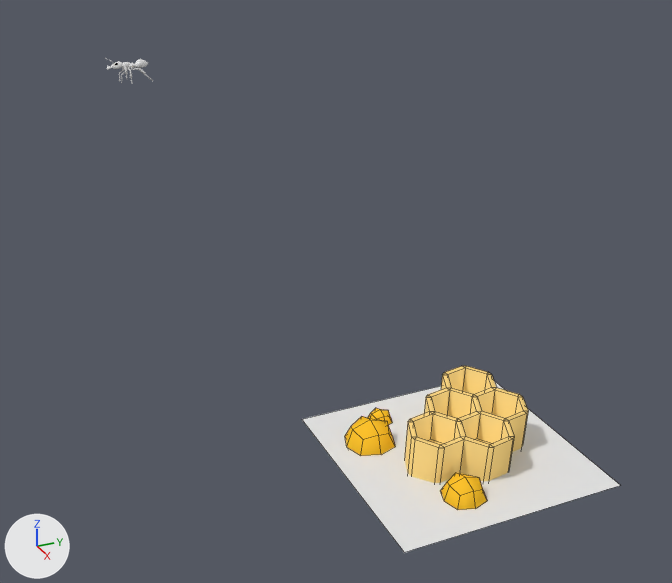
The Blender file antmodel.blend, before and after one commit.
One viewpoint serves both versions: a camera (50 mm lens) standing at (17.78, -3.71, 4.61) and looking at (7.28, 1.02, -0.64). The axes (+X, +Y, +Z) are drawn at lower left. The lights are the same throughout. Mesh edges are drawn as thin lines on the coarser meshes.

The scene before the commit, as lines of its bpy script (objects in view):
```python
me_plane_001 = bpy.data.meshes.new('Plane.001')
me_plane_001.from_pydata(...)  # 196 vertices, 177 faces; spans x -1.0..1.0, y -1.0..1.0, z -0.22..0.44
# faces by material slot: [1, 72, 104]
me_plane_001.materials.append(None)
me_plane_001.materials.append(mat_honey_001)  # yellow #ffc42e
me_plane_001.materials.append(mat_honeycomb_001)  # beige #ffd984
ob_honeytiles__variant__001 = bpy.data.objects.new('honeytiles (variant).001', me_plane_001)
ob_honeytiles__variant__001.location = (12.0, 0.0, 0.0)
```
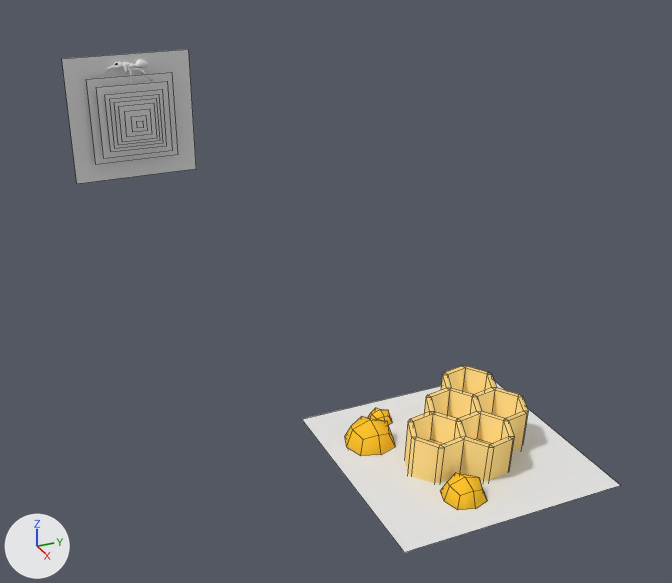
Commit message: added a glowey thing for antty

Where the change shows, as pixel boxes (x1, y1, x2, y2) in the pictures (672 x 583 px):
'Ant Glowey Plane', added
    after: (62, 49, 196, 184)

What changed in the scene script:
```text
Add mat_glowey_ant:
    mat_glowey_ant = principled_material('glowey ant')
    mat_glowey_ant.base_color = (0.8, 0.8, 0.8)  # white #e7e7e7
Add me_plane_002:
    me_plane_002.from_pydata(...)  # 40 vertices, 10 faces; spans x 0.0..0.63, y -1.19..1.19, z -1.19..1.19
    me_plane_002.materials.append(mat_glowey_ant)  # white #e7e7e7
Add ob_ant_glowey_plane:
    ob_ant_glowey_plane = bpy.data.objects.new('Ant Glowey Plane', me_plane_002)
    ob_ant_glowey_plane.parent = ob_close_ant_mesh
    ob_ant_glowey_plane.matrix_parent_inverse = Matrix(((1.0, 0.0, 0.0, 0.0), (0.0, 1.0, 0.0, 0.0), (0.0, 0.0, 1.0, -0.224), (0.0, 0.0, 0.0, 1.0)))
    ob_ant_glowey_plane.location = (0.0, 0.0, 0.224)
```
